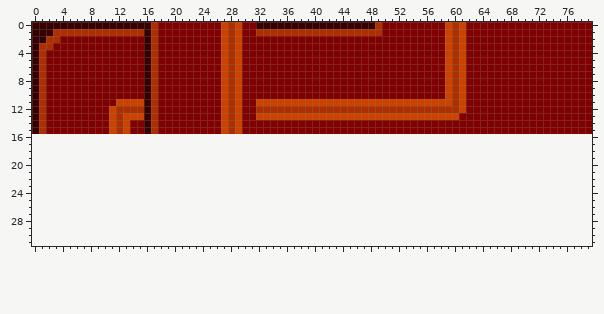
Two states of a sprite sheet, sprites/TileSet.png. Above, as it was before the edit.
The file is 80x16 pixels. The old version is drawn lined up with the new one, on the new canvas.
The same view after the edit:
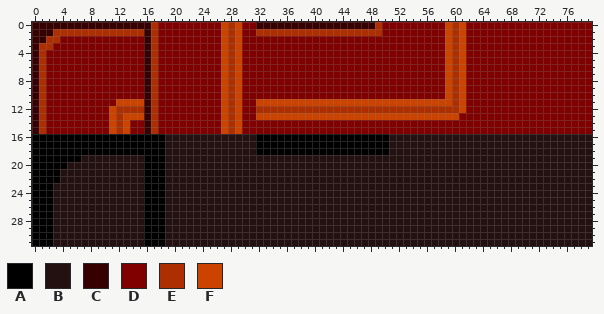
Palette (. is transparent): A #000000  B #231010  C #370000  D #800000  E #ad2e00  F #cc4300
Author's note on the commit: feat (tile): add mutiple tile type management
From old to new:
{"change": "canvas 80x16 -> 80x32"}
{"y":16,"x":0,"old":"................................................................................","new":"AAAAAAAAAAAAAAAAAAABBBBBBBBBBBBBAAAAAAAAAAAAAAAAAAABBBBBBBBBBBBBBBBBBBBBBBBBBBBB"}
{"y":17,"x":0,"old":"................................................................................","new":"AAAAAAAAAAAAAAAAAAABBBBBBBBBBBBBAAAAAAAAAAAAAAAAAAABBBBBBBBBBBBBBBBBBBBBBBBBBBBB"}
{"y":18,"x":0,"old":"................................................................................","new":"AAAAAAAAAAAAAAAAAAABBBBBBBBBBBBBAAAAAAAAAAAAAAAAAAABBBBBBBBBBBBBBBBBBBBBBBBBBBBB"}
{"y":19,"x":0,"old":"................................................................................","new":"AAAAAAABBBBBBBBBAAABBBBBBBBBBBBBBBBBBBBBBBBBBBBBBBBBBBBBBBBBBBBBBBBBBBBBBBBBBBBB"}
{"y":20,"x":0,"old":"................................................................................","new":"AAAAABBBBBBBBBBBAAABBBBBBBBBBBBBBBBBBBBBBBBBBBBBBBBBBBBBBBBBBBBBBBBBBBBBBBBBBBBB"}
{"y":21,"x":0,"old":"................................................................................","new":"AAAABBBBBBBBBBBBAAABBBBBBBBBBBBBBBBBBBBBBBBBBBBBBBBBBBBBBBBBBBBBBBBBBBBBBBBBBBBB"}
{"y":22,"x":0,"old":"................................................................................","new":"AAAABBBBBBBBBBBBAAABBBBBBBBBBBBBBBBBBBBBBBBBBBBBBBBBBBBBBBBBBBBBBBBBBBBBBBBBBBBB"}
{"y":23,"x":0,"old":"................................................................................","new":"AAABBBBBBBBBBBBBAAABBBBBBBBBBBBBBBBBBBBBBBBBBBBBBBBBBBBBBBBBBBBBBBBBBBBBBBBBBBBB"}
{"y":24,"x":0,"old":"................................................................................","new":"AAABBBBBBBBBBBBBAAABBBBBBBBBBBBBBBBBBBBBBBBBBBBBBBBBBBBBBBBBBBBBBBBBBBBBBBBBBBBB"}
{"y":25,"x":0,"old":"................................................................................","new":"AAABBBBBBBBBBBBBAAABBBBBBBBBBBBBBBBBBBBBBBBBBBBBBBBBBBBBBBBBBBBBBBBBBBBBBBBBBBBB"}
{"y":26,"x":0,"old":"................................................................................","new":"AAABBBBBBBBBBBBBAAABBBBBBBBBBBBBBBBBBBBBBBBBBBBBBBBBBBBBBBBBBBBBBBBBBBBBBBBBBBBB"}
{"y":27,"x":0,"old":"................................................................................","new":"AAABBBBBBBBBBBBBAAABBBBBBBBBBBBBBBBBBBBBBBBBBBBBBBBBBBBBBBBBBBBBBBBBBBBBBBBBBBBB"}
{"y":28,"x":0,"old":"................................................................................","new":"AAABBBBBBBBBBBBBAAABBBBBBBBBBBBBBBBBBBBBBBBBBBBBBBBBBBBBBBBBBBBBBBBBBBBBBBBBBBBB"}
{"y":29,"x":0,"old":"................................................................................","new":"AAABBBBBBBBBBBBBAAABBBBBBBBBBBBBBBBBBBBBBBBBBBBBBBBBBBBBBBBBBBBBBBBBBBBBBBBBBBBB"}
{"y":30,"x":0,"old":"................................................................................","new":"AAABBBBBBBBBBBBBAAABBBBBBBBBBBBBBBBBBBBBBBBBBBBBBBBBBBBBBBBBBBBBBBBBBBBBBBBBBBBB"}
{"y":31,"x":0,"old":"................................................................................","new":"AAABBBBBBBBBBBBBAAABBBBBBBBBBBBBBBBBBBBBBBBBBBBBBBBBBBBBBBBBBBBBBBBBBBBBBBBBBBBB"}
